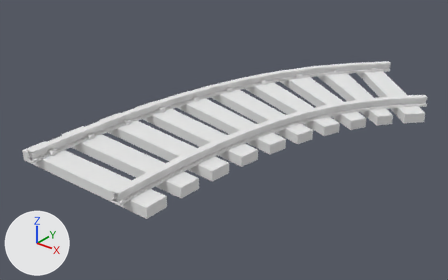
What one commit did to the OBJ model src/main/resources/assets/tc/models/track_curve_45degree_medium.obj.
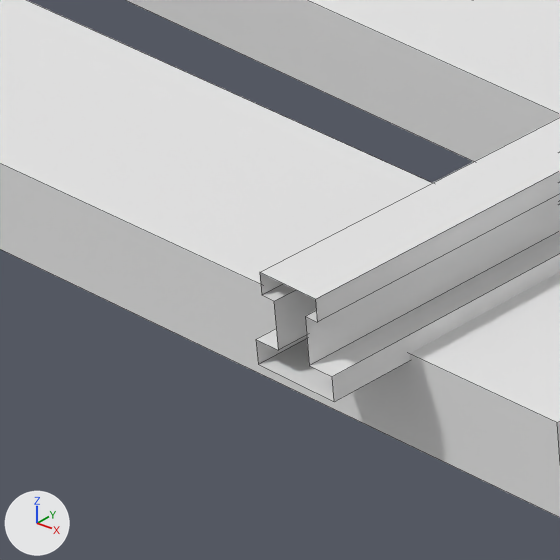
The first picture shows the older version from a camera (50 mm lens) standing at (1.76, -1.64, 1.55) and looking at (-0.37, 1.03, -0.11). The close-ups show both versions on the part from 18% to 33% of the width and 57% to 80% of the height of that picture; other places that the commit changed are outside them. The axes (+X, +Y, +Z) are drawn at lower left. The lights are the same throughout. The close-ups show mesh edges as thin lines. Where no turn or scale is listed for an object, it has been applied to the vertices. Vertices at the same position are counted once.

The first close-up shows 'track_normal.001_track_normal.002'.
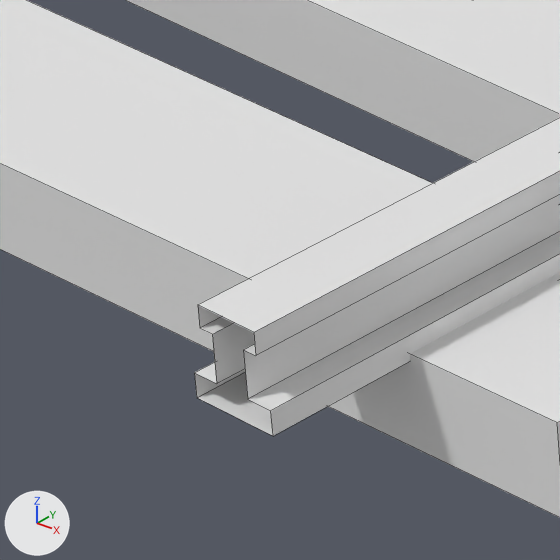
The newer file is also turned or shifted as a whole; pictures and numbers use the older file's frame.

Pixel boxes [x1, y1, x2, y2] of what changed, in the close-ups (560 x 560 px; the box of a moved part takes in the faces that stretch with it):
part 1 of me_track_normal_001_track_normal_002, moved or reshaped: before [256, 117, 560, 402]; after [195, 117, 560, 436]

The edits, one by one:
me_track_normal_001_track_normal_002 has 520 vertices, 400 faces, 24 loose edges and spans x -0.97..0.54, y -0.02..2.54, z -0.03..0.09.
me_track_normal_001_track_normal_002 is used by ob_track_normal_001_track_normal_002; location (0.0, 0.0, 0.0).
me_track_normal_001_track_normal_002 part 1: all 18 vertices in x -0.2..-0.14, y -0.02, z 0.03..0.09 are moved by (0.0, -0.04, 0.0).
